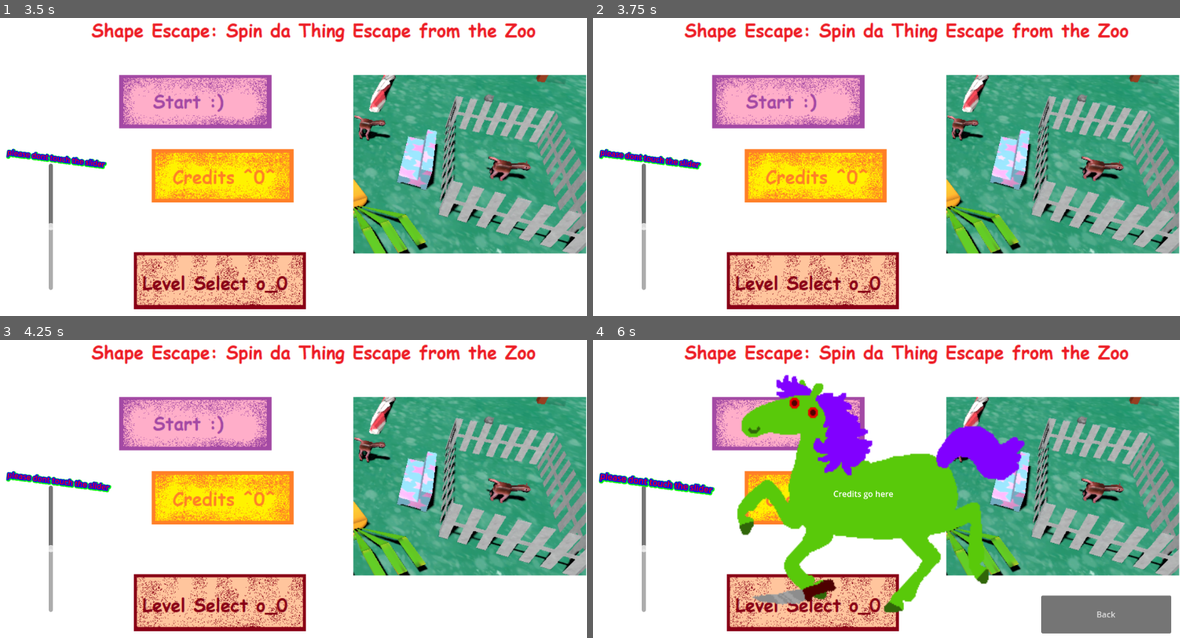
Above: before the commit, frames 1-4 (two rows, left to right).
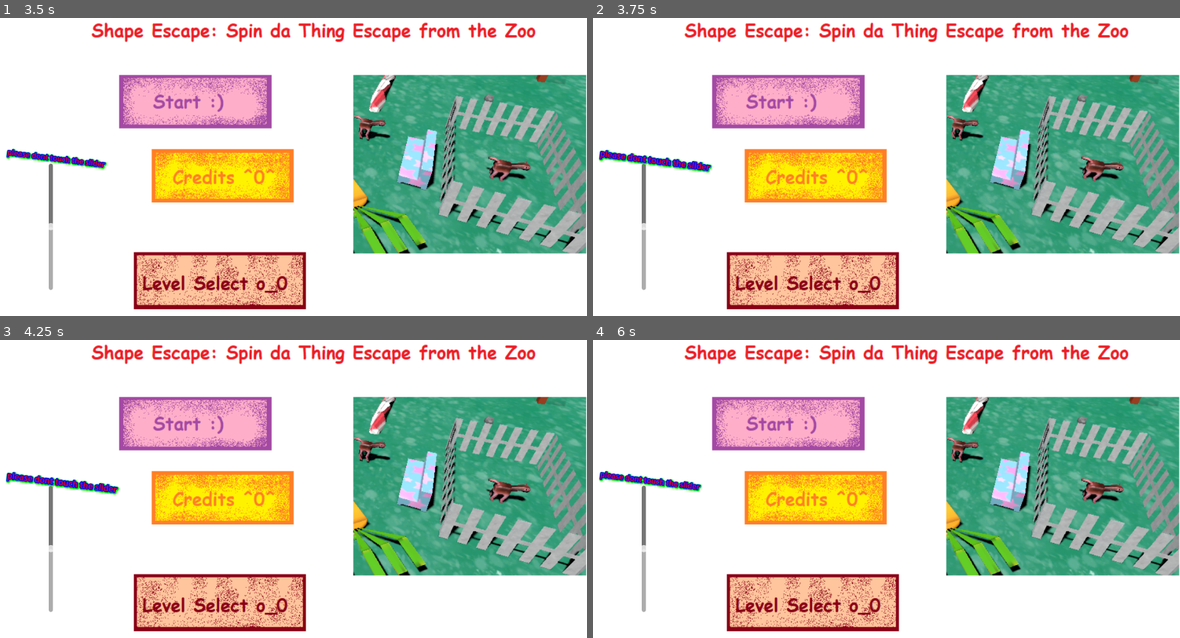
Above: after the commit, the same moments.

Repository: JAco9307/ShapeEscape
Game: Godot game, scene res://MainMenu.tscn
The game is run twice, just before and just after one commit, with the same random seed, the same clock (stepped at 60 frames per second) and the same inputs.
Inputs (mouse positions are in pixels of both pictures, inside the frame that each line leads up to):
- Up to frame 1 (3.5 s): move the mouse to (422, 140) at 0.52 s; press the mouse at (422, 140) at 0.53 s; release the mouse at (422, 140) at 1.25 s; drag from (176, 172) to (264, 223) at 1.27 s; move the mouse to (352, 83) at 2.02 s; hold Shift (ZoomIn) 2.03-2.75 s; click (352, 83) at 2.17 s; drag from (264, 223) to (117, 107) at 2.77 s
- Up to frame 2 (3.75 s): move the mouse to (1062, 205) at 3.52 s; hold Alt from 3.53 s (still down); click (1062, 205) at 3.67 s
- Up to frame 3 (4.25 s): keep holding Alt
- Up to frame 4 (6 s): release Alt at 4.25 s; drag from (710, 429) to (798, 396) at 4.27 s; move the mouse to (915, 480) at 5.02 s; hold Space (Zoom) 5.03-5.75 s; click (915, 480) at 5.17 s; drag from (798, 396) to (769, 494) at 5.77 s

Frame 1 is identical in both runs. In frame 2, 0.6% of the frame differs, in the area x 0-21%, y 43-52%; in frame 3, 0.6%; in frame 4, 20%, in the area x 0-99%, y 11-99%.
Error before the commit: Parse Error: Preload file "res://objects/Environment/Guitar.tscn" does not exist. (res://GlobalVariables.gd:54)

Commit message:
minor error fix

Diff:
--- a/GlobalVariables.gd
+++ b/GlobalVariables.gd
@@ -51,7 +51,7 @@
 		"bounce": 0,
 		"weight": 1,
 		"object": preload("res://models/Objects/guitar.glb"),
-		"scene": preload("res://objects/Environment/Guitar.tscn")
+		"scene": preload("res://objects/Environment/NonFunctional/Guitar.tscn")
 	},
 ]
 
--- a/UI/MainUI.tscn
+++ b/UI/MainUI.tscn
@@ -15,9 +15,6 @@
 [ext_resource type="Texture2D" uid="uid://c8cp32145eig6" path="res://UI/MoneyEater/evildogwalk2.png" id="16_mvdky"]
 [ext_resource type="Texture2D" uid="uid://k3ubi3qplbwj" path="res://UI/MoneyEater/evildogchomp1.png" id="17_qw6lw"]
 [ext_resource type="Texture2D" uid="uid://do4hg6sewtl5n" path="res://UI/MoneyEater/evildogchomp2.png" id="18_o8o8p"]
-
-[sub_resource type="CompressedTexture2D" id="CompressedTexture2D_5ctpo"]
-load_path = "res://.godot/imported/Untitled.png-95bfa774404f271ff2d53dcc57aca8af.ctex"
 
 [sub_resource type="Gradient" id="Gradient_r3ckc"]
 
@@ -264,7 +261,6 @@
 clip_children = 1
 position = Vector2(1017.25, 4.06355)
 scale = Vector2(0.928635, 0.93957)
-texture = SubResource("CompressedTexture2D_5ctpo")
 polygon = PackedVector2Array(23.7424, 19.2901, 5.9841, 45.2446, 1.88602, 77.3462, 13.4973, 114.229, 34.6676, 133.284, 75.2386, 146.808, 110.55, 132.533, 128.582, 116.756, 143.608, 85.9516, 142.854, 58.9029, 130.833, 31.8556, 108.293, 11.5701, 75.9868, 1.05165, 48.9395, 6.31085)
 uv = PackedVector2Array(23.7424, 19.2901, 5.9841, 45.2446, 1.88602, 77.3462, 13.4973, 114.229, 34.6676, 133.284, 75.2386, 146.808, 110.55, 132.533, 128.582, 116.756, 143.608, 85.9516, 142.854, 58.9029, 130.833, 31.8556, 108.293, 11.5701, 75.9868, 1.05165, 48.9395, 6.31085)
 
--- a/main_menu.gd
+++ b/main_menu.gd
@@ -12,8 +12,7 @@
 func _on_credits_button_pressed() -> void:
 	$Credits.visible = true
 
-
-func _on_v_slider_drag_ended(value_changed: bool) -> void:
+func _on_v_slider_drag_ended(_value_changed: bool) -> void:
 	var scaledval = remap($VSlider.value, 0,1000,0.2,0.0002)
 	print(scaledval)
 	GlobalVariables.mouse_sensitivity = scaledval
Not shown: 1 places in UI/MainUI.tscn that only renumber resources
